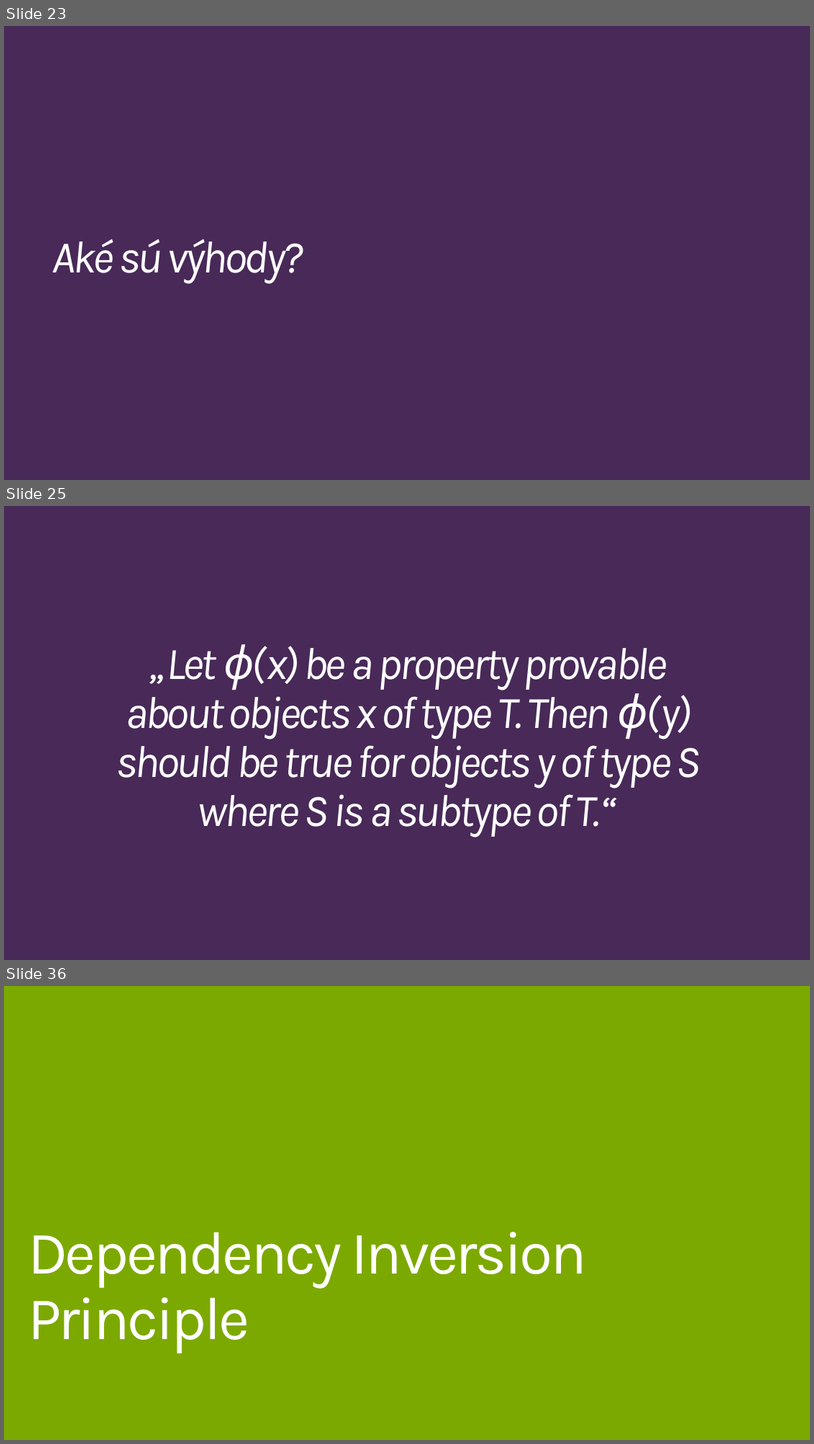
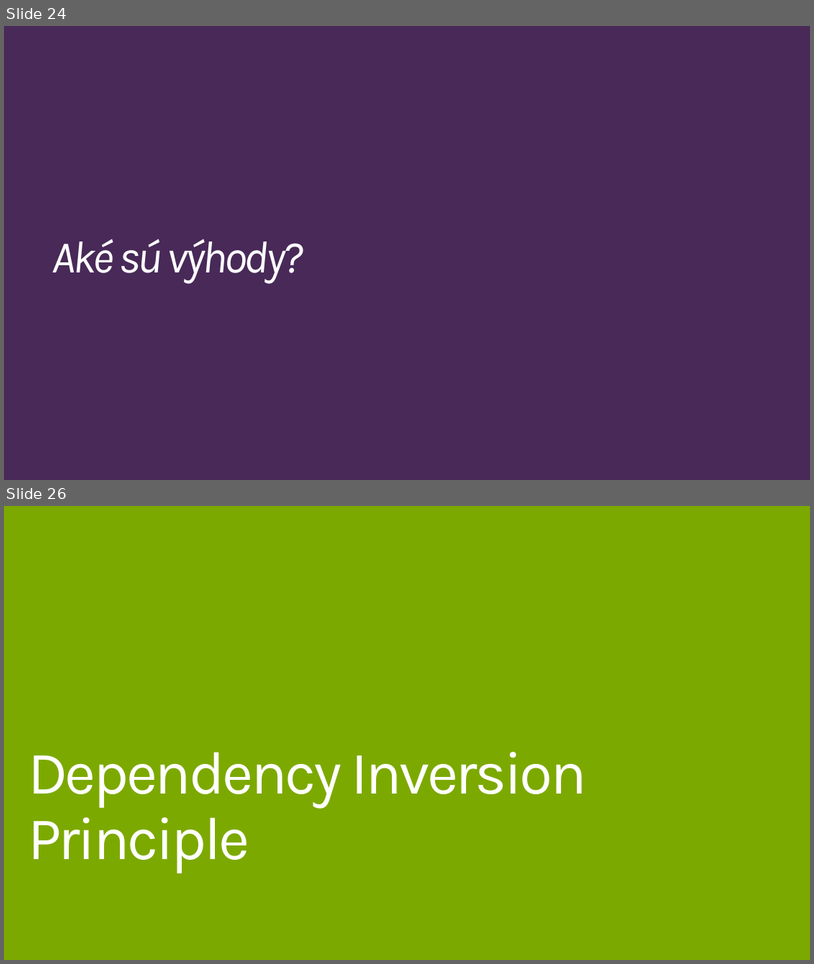
Before and after one commit to Burgyn/SOLID-Principles, a slide deck: SOLIDPrinciples4Kros.pptx. Shown one above the other, each under a label of ours: slides 23, 25 and 36 before the commit, slides 24 and 26 after it; the slides between them are not shown. The pictures are 814x1444 and 814x964 pixels, drawn with LibreOffice and Linux fonts; fonts in the diff are those of the drawing. Boxes give left, top, right and bottom in pixels: in the first picture for what was removed or moved away, otherwise in the second. Text is boxed around its words. In the diff, an @@ line names an element or a change of style, - is before the commit and + after.

```diff
--- a/SOLIDPrinciples4Kros.pptx
+++ b/SOLIDPrinciples4Kros.pptx
@@ slide 25 removed at [4,506,810,960], background #482958 @@
@@ title removed at [116,644,701,836] @@
-„Let ϕ(x) be a property provable about objects x of type T. Then ϕ(y) should be true for objects y of type S where S is a subtype of T.“
@@ what was slide 23 is now slide 24 @@
@@ what was slide 36 is now slide 26 @@
```
Also in this commit, not shown: 3 slides changed, 4 slides added, 13 other slides removed, 1 other file.
